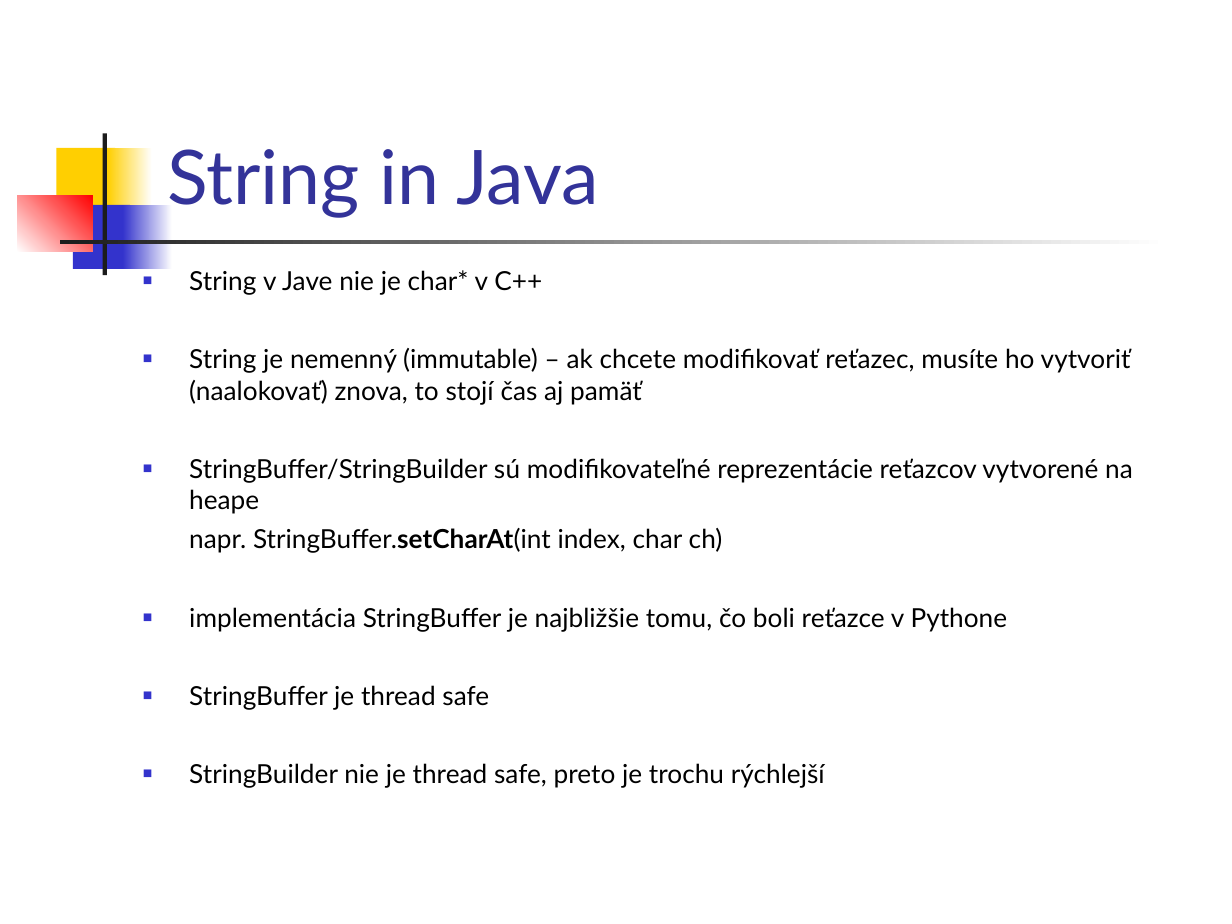
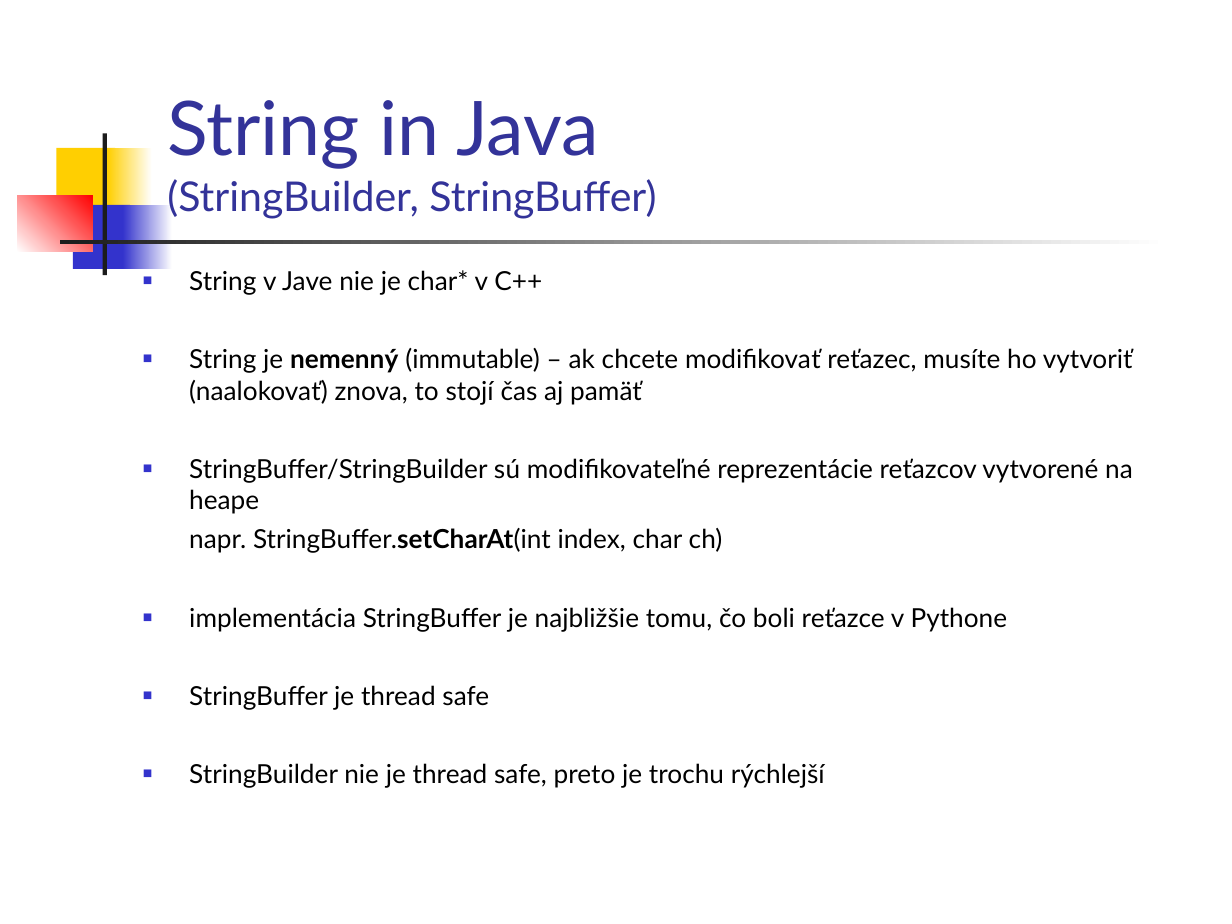
Before and after one commit to Programovanie4/Prednasky, a slide deck: slide 23 of 03/03_java.ppt. Drawn at 1232x924 pixels with LibreOffice and Linux fonts; fonts in the diff are those of the drawing. Boxes give left, top, right and bottom in pixels: in the first picture for what was removed or moved away, otherwise in the second. Text is boxed around its words. In the diff, an @@ line names an element or a change of style, - is before the commit and + after.

```diff
--- a/03/03_java.ppt
+++ b/03/03_java.ppt
@@ title at box(167, 100, 656, 219): text changed; size 44 to 24 pt @@
-String in Java
+String in Java
+(StringBuilder, StringBuffer)
@@ text at box(189, 348, 1133, 404): bold on in "nemenný" @@
```
Also in this commit, not shown: 5 other slides changed, 1 other file.
